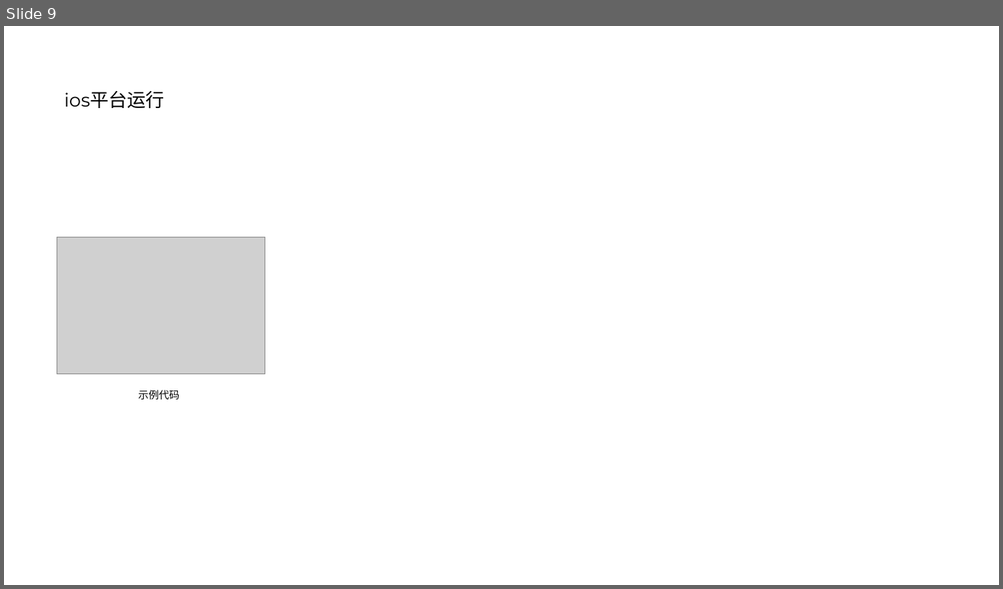
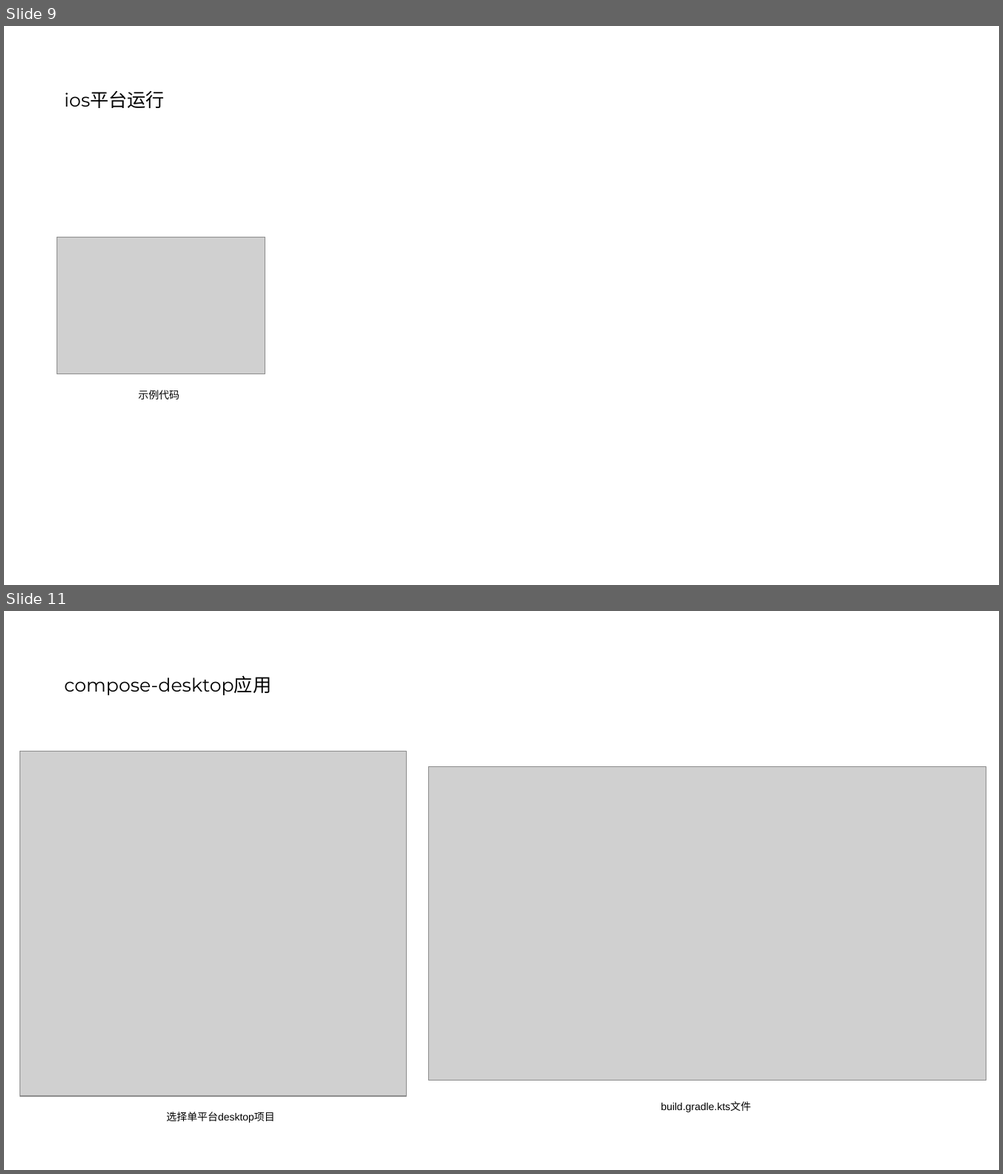
Before and after one commit to nosleepy/multiplatform_app, a slide deck: Kotlin跨平台开发实践.pptx. Shown one above the other, each under a label of ours: slide 9 before the commit, slides 9 and 11 after it; the slides between them are not shown. The pictures are 1003x589 and 1003x1174 pixels, drawn with LibreOffice and Linux fonts; fonts in the diff are those of the drawing; grey boxes stand for pictures. Boxes give left, top, right and bottom in pixels: in the first picture for what was removed or moved away, otherwise in the second. Text is boxed around its words. In the diff, an @@ line names an element or a change of style, - is before the commit and + after.

```diff
--- a/Kotlin跨平台开发实践.pptx
+++ b/Kotlin跨平台开发实践.pptx
@@ slide 11 added at (4, 611, 999, 1170), background #FFFFFF @@
@@ title added at (64, 675, 271, 695), 18 pt, text #000000 @@
+compose-desktop应用
@@ picture added at (20, 752, 406, 1096) @@
@@ picture added at (429, 767, 986, 1080) @@
@@ text added at (166, 1112, 275, 1123), 10 pt, text #000000 @@
+选择单平台desktop项目
@@ text added at (660, 1102, 751, 1113), 10 pt, text #000000 @@
+build.gradle.kts文件
```
Also in this commit, not shown: 14 other slides added, 1 other file.
